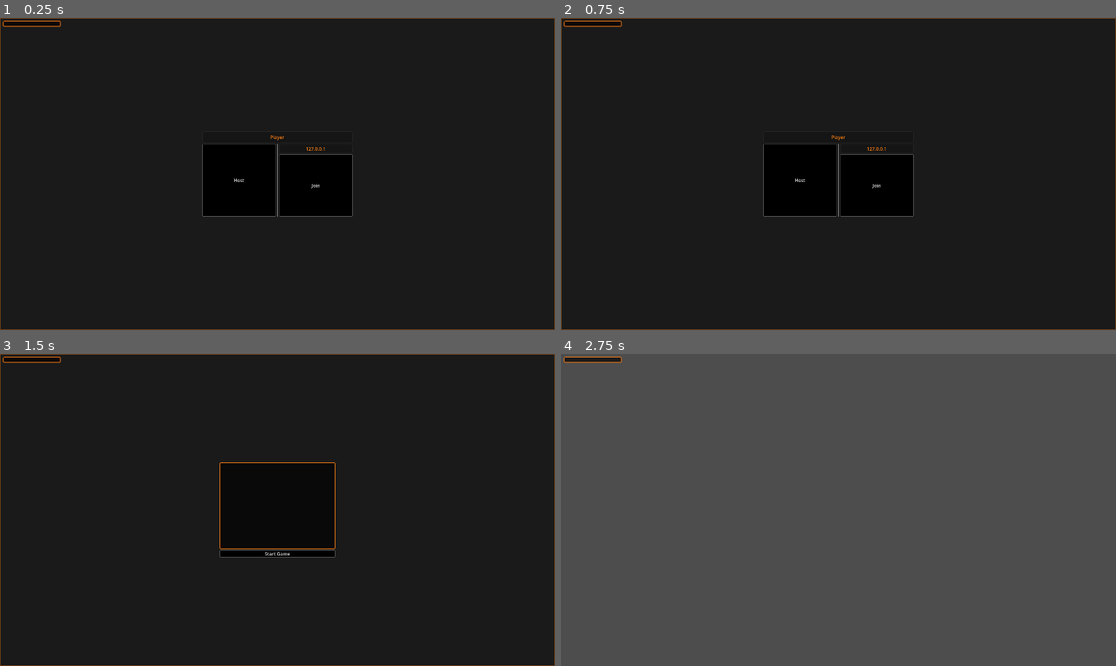
Above: before the commit, frames 1-4 (two rows, left to right).
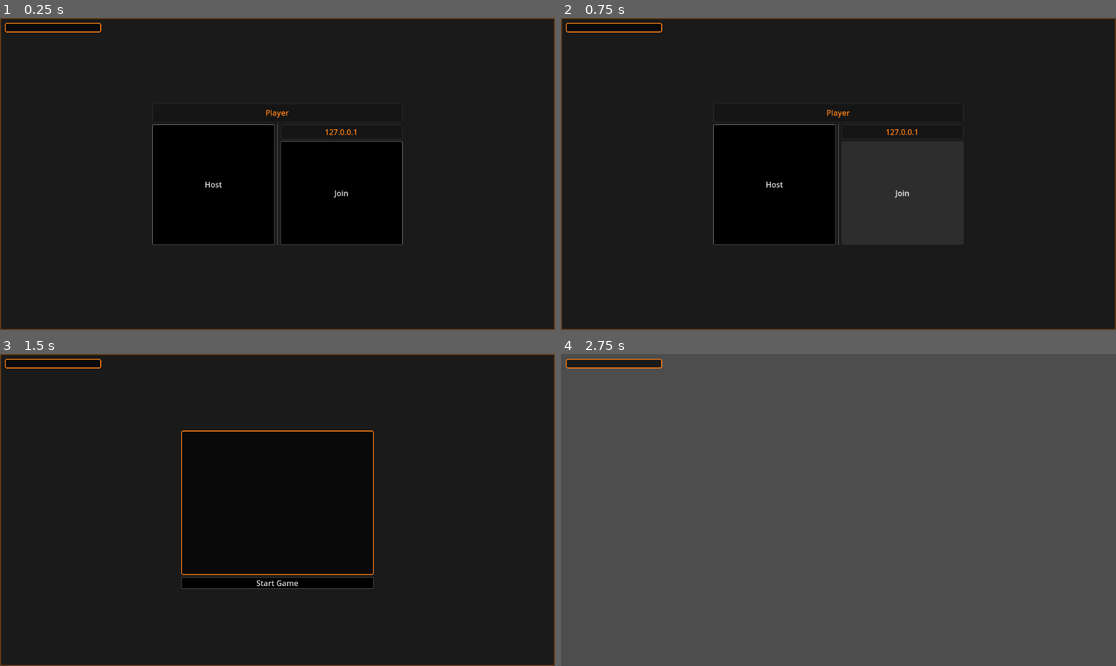
Above: after the commit, the same moments.

Repository: MaxiCabanas/PlaygroundFPS
Game: Godot game, scene res://scenes/ui/main_menu.tscn
Two runs of this game, one before a commit and one after it. Both use one fixed random seed, a clock stepped at 60 frames per second and the inputs below.
Inputs (mouse positions are in pixels of both pictures, inside the frame that each line leads up to):
- Up to frame 1 (0.25 s): no input
- Up to frame 2 (0.75 s): tap Enter at 0.5 s; move the mouse to (960, 158) at 0.52 s; hold D (right) from 0.53 s (still down)
- Up to frame 3 (1.5 s): tap Space (jump) at 0.77 s; release D (right) at 1.25 s; click "Host" at 1.25 s
- Up to frame 4 (2.75 s): click "Start Game" at 2 s

The runs differ from the first frame. In frame 1, 11% of the frame differs, in the area x 0-100%, y 0-100%; in frame 2, 8.9%; in frame 3, 3.0%; in frame 4, 0.6%.

Commit message:
Refactor to weapon animator

Diff:
--- a/assets/weapons_custom_resources/m4_wr.tres
+++ b/assets/weapons_custom_resources/m4_wr.tres
@@ -1,6 +1,5 @@
 [gd_resource type="Resource" script_class="WeaponResource" load_steps=10 format=3 uid="uid://fy1w4phkpsyw"]
 
-[ext_resource type="Script" path="res://scripts/weapon_resource.gd" id="1_le0ou"]
 [ext_resource type="ArrayMesh" uid="uid://d17i4ce1xvop5" path="res://assets/models/weapons/m4/m4_body.obj" id="1_t5fty"]
 [ext_resource type="ArrayMesh" uid="uid://pvjx0oiewdrf" path="res://assets/models/weapons/m4/m4_butt.obj" id="2_uijno"]
 [ext_resource type="ArrayMesh" uid="uid://2llayh4sfpix" path="res://assets/models/weapons/m4/m4_fsight.obj" id="3_rxanr"]
@@ -9,9 +8,10 @@
 [ext_resource type="ArrayMesh" uid="uid://bho6twdeeauqk" path="res://assets/models/weapons/m4/m4_rsight.obj" id="6_shiu6"]
 [ext_resource type="ArrayMesh" uid="uid://d0483m4uc54u0" path="res://assets/models/weapons/m4/m4_trigger.obj" id="7_spl1s"]
 [ext_resource type="Material" uid="uid://l6igmcthevod" path="res://assets/materials/weapons_shader.tres" id="8_61bdb"]
+[ext_resource type="Script" path="res://scripts/weapons/weapon_resource.gd" id="9_8so7y"]
 
 [resource]
-script = ExtResource("1_le0ou")
+script = ExtResource("9_8so7y")
 body = ExtResource("1_t5fty")
 default_attachments = Array[Mesh]([ExtResource("2_uijno"), ExtResource("3_rxanr"), ExtResource("4_nvud8"), ExtResource("5_xnptc"), ExtResource("6_shiu6"), ExtResource("7_spl1s")])
 material = ExtResource("8_61bdb")
@@ -21,7 +21,7 @@
 sway_rotation_mode = 2
 max_sway_amount = 15.0
 sway_speed = 0.1
-sway_posisition_mult = Vector3(0.1, 0.1, 0)
+sway_position_mult = Vector3(0.1, 0.1, 0)
 sway_rotation_mult = Vector3(30, 15, 30)
 p_frecuency = 1.0
 p_damping = 0.5
--- a/project.godot
+++ b/project.godot
@@ -19,12 +19,6 @@
 
 HUD="*res://scenes/ui/hud_scene.tscn"
 Lobby="*res://scripts/lobby.gd"
-
-[display]
-
-window/size/viewport_width=1920
-window/size/viewport_height=1080
-window/size/borderless=true
 
 [editor_plugins]
 
--- /dev/null
+++ b/scripts/utils/LowPassFilterSolver.gd
@@ -0,0 +1,42 @@
+class_name LowPassFilterSolver extends AnimationSolver
+
+var _step: float
+var _input_multiplier: Vector3
+var _current: Vector3
+
+
+func _init(step: float, input_multiplier: Vector3, initial_pos: Vector3 = Vector3.ZERO) -> void:
+	_step = step
+	_input_multiplier = input_multiplier
+	_current = initial_pos
+
+
+func update(delta: float, target: Vector3, input_velocity: Vector3) -> Vector3:
+	_current.x = lerp(_current.x,
+	target.x + (input_velocity.x * _input_multiplier.x * delta),
+	_step)
+
+	_current.y = lerp(_current.y,
+	target.y + (input_velocity.y * _input_multiplier.y * delta),
+	_step)
+
+	_current.z = lerp(_current.z,
+	target.z + (input_velocity.z * _input_multiplier.z * delta),
+	_step)
+	return _current
+
+
+#rot:
+	#x = y
+	#y = x
+	#z = -x
+func to_rotation_input(input: Vector2) -> Vector3:
+	return Vector3(input.y, input.x, -input.x)
+
+
+#position:
+	#x = -x
+	#y = y
+	#z = 0???
+func to_position_input(input: Vector2) -> Vector3:
+	return Vector3(-input.x, input.y, 0)
--- a/scripts/utils/SecondOrderDynamics.gd
+++ /dev/null
@@ -1,28 +0,0 @@
-class_name SecondObjectDynamics extends Object
-
-var _previous_input_target_pos: Vector3
-var _current_position: Vector3
-var _current_velocity: Vector3
-
-var _k1: float
-var _k2: float
-var _k3: float
-
-func _init(f:float, z:float, r:float, x0:Vector3 = Vector3.ZERO) -> void:
-	var TWOPIF = (2 * PI * f)
-	_k1 = z / (PI * f)
-	_k2 = 1 / (TWOPIF * TWOPIF)
-	_k3 = r * z / TWOPIF
-
-	_previous_input_target_pos = x0
-	_current_position = x0
-	_current_velocity = Vector3.ZERO
-
-func update(delta:float, input_target_pos:Vector3, input_vel:Vector3) -> Vector3:
-	#if input_vel == null:
-		#input_vel = (input_target_pos - _current_position) / delta
-		#_previous_input_target_pos = input_target_pos
-
-	_current_position += delta * _current_velocity
-	_current_velocity += delta * (input_target_pos + _k3 * input_vel - _current_position - _k1 * _current_velocity) / _k2
-	return _current_position
--- /dev/null
+++ b/scripts/utils/SecondOrderDynamicsSolver.gd
@@ -0,0 +1,51 @@
+class_name SecondObjectDynamicsSolver extends AnimationSolver
+
+var _current_position: Vector3
+var _input_multiplier: Vector3
+var _current_velocity: Vector3 = Vector3.ZERO
+
+var _k1: float
+var _k2: float
+var _k3: float
+
+
+func _init(f:float, z:float, r:float, input_multiplier: Vector3, x0:Vector3 = Vector3.ZERO) -> void:
+	var TWOPIF := (2 * PI * f)
+	_k1 = z / (PI * f)
+	_k2 = 1 / (TWOPIF * TWOPIF)
+	_k3 = r * z / TWOPIF
+
+	_current_position = x0
+	_input_multiplier = input_multiplier
+
+
+func update(delta:float, input_target_pos:Vector3, input_vel:Vector3) -> Vector3:
+	# We are not infering velocity, we are always passing a valid velocity
+	#if input_vel == null:
+		#input_vel = (input_target_pos - _current_position) / delta
+
+	var vel := Vector3(
+			input_vel.x * _input_multiplier.x,
+			input_vel.y * _input_multiplier.y,
+			input_vel.z * _input_multiplier.z
+	)
+
+	_current_position += delta * _current_velocity
+	_current_velocity += delta * (input_target_pos + _k3 * vel - _current_position - _k1 * _current_velocity) / _k2
+	return _current_position
+
+
+#rot:
+	#x = -y
+	#y = -x
+	#z = x
+func to_rotation_input(input: Vector2) -> Vector3:
+	return Vector3(-input.y, -input.x, input.x)
+
+
+#position:
+	#x = x
+	#y = -y
+	#z = 0
+func to_position_input(input: Vector2) -> Vector3:
+	return Vector3(input.x, -input.y, 0.0)
--- a/scripts/utils/SwayInterpolation.gd
+++ /dev/null
@@ -1,41 +0,0 @@
-class_name SwayInterpolation extends Object
-
-var _data: WeaponResource
-var _sway_multiplier: Vector3
-var _current_position: Vector3
-
-
-func _init(weapon_data: WeaponResource, sway_multiplier: Vector3, initial_pos: Vector3 = Vector3.ZERO) -> void:
-	_data = weapon_data
-	_sway_multiplier = sway_multiplier
-	_current_position = initial_pos
-
-
-func update(delta: float, target: Vector3, input_velocity: Vector3) -> Vector3:
-	_current_position.x = lerp(_current_position.x,
-	target.x + (input_velocity.x * _sway_multiplier.x * delta),
-	_data.sway_speed)
-
-	_current_position.y = lerp(_current_position.y,
-	target.y + (input_velocity.y * _sway_multiplier.y * delta),
-	_data.sway_speed)
-
-	_current_position.z = lerp(_current_position.z,
-	target.z + (input_velocity.z * _sway_multiplier.z * delta),
-	_data.sway_speed)
-	return _current_position
-
-
-#rot:
-	#x = y
-	#y = x
-	#z = -x
-static func to_rotation_input(input: Vector2) -> Vector3:
-	return Vector3(input.y, input.x, -input.x)
-
-#position:
-	#x = -x
-	#y = y
-	#z = 0???
-static func to_position_input(input: Vector2) -> Vector3:
-	return Vector3(-input.x, input.y, 0)
--- /dev/null
+++ b/scripts/utils/animation_solver.gd
@@ -0,0 +1,12 @@
+class_name AnimationSolver extends Node
+
+func update(delta:float, target:Vector3, velocity:Vector3) -> Vector3:
+	return target
+
+
+func to_rotation_input(input: Vector2) -> Vector3:
+	return Vector3(input.x, input.y, 0)
+
+
+func to_position_input(input: Vector2) -> Vector3:
+	return Vector3(input.x, input.y, 0)
--- /dev/null
+++ b/scripts/weapons/weapon_animator.gd
@@ -0,0 +1,45 @@
+class_name WeaponAnimatior extends Object
+
+var _owner: Node3D = null
+var _data = WeaponResource
+var _position_solver: AnimationSolver = null
+var _rotation_solver: AnimationSolver = null
+
+func _init(owner: Node3D, weapon_data: WeaponResource) -> void:
+	_owner = owner
+	_data = weapon_data
+
+	_position_solver = (
+			LowPassFilterSolver.new(
+					_data.sway_speed,
+					_data.sway_position_mult,
+					_data.position
+			) if _data.sway_position_mode == WeaponResource.SwayMode.LERP
+			else SecondObjectDynamicsSolver.new(
+					_data.p_frecuency,
+					_data.p_damping,
+					_data.p_responsiveness,
+					_data.position
+			)
+	)
+
+	_rotation_solver = (
+			LowPassFilterSolver.new(
+					_data.sway_speed,
+					_data.sway_rotation_mult,
+					_data.rotation
+			) if _data.sway_position_mode == WeaponResource.SwayMode.LERP
+			else SecondObjectDynamicsSolver.new(
+					_data.r_frecuency,
+					_data.r_damping,
+					_data.r_responsiveness,
+					_data.rotation
+			)
+	)
+
+func update(delta: float, input: Vector2) -> void:
+	var pos_input := _position_solver.to_position_input(input)
+	_owner.position = _position_solver.update(delta, _data.position, pos_input)
+
+	var rot_input := _rotation_solver.to_rotation_input(input)
+	_owner.rotation_degrees = _rotation_solver.update(delta, _data.rotation, rot_input)
--- a/scripts/weapons/weapon_base.gd
+++ b/scripts/weapons/weapon_base.gd
@@ -7,28 +7,15 @@
 		_load_data(new_value)
 
 var _mouse_movement: Vector2
-var physics_solver_pos: SecondObjectDynamics = null
-var physics_solver_rot: SecondObjectDynamics = null
-var sway_solver_pos: SwayInterpolation = null
-var sway_solver_rot: SwayInterpolation = null
+var _weapon_animator: WeaponAnimatior = null
 
 
 func _enter_tree() -> void:
-	if !Engine.is_editor_hint():
-		_load_data()
+	if Engine.is_editor_hint():
+		return
 
-
-func _ready() -> void:
-	if is_multiplayer_authority():
-		if data.sway_position_mode == WeaponResource.SwayMode.PHYSICS:
-			physics_solver_pos = SecondObjectDynamics.new(data.p_frecuency, data.p_damping, data.p_responsiveness, position)
-		elif data.sway_position_mode == WeaponResource.SwayMode.LERP:
-			sway_solver_pos = SwayInterpolation.new(data, data.sway_posisition_mult, position)
-
-		if data.sway_rotation_mode == WeaponResource.SwayMode.PHYSICS:
-			physics_solver_rot = SecondObjectDynamics.new(data.r_frecuency, data.r_damping, data.r_responsiveness, rotation_degrees)
-		elif data.sway_rotation_mode == WeaponResource.SwayMode.LERP:
-			sway_solver_rot = SwayInterpolation.new(data, data.sway_rotation_mult, rotation_degrees)
+	_load_data()
+	_weapon_animator = WeaponAnimatior.new(self, data)
 
 
 func _load_data(bool_value = false):
@@ -48,24 +35,6 @@
 	if !Engine.is_editor_hint() && is_multiplayer_authority():
 		_mouse_movement = _mouse_movement.limit_length(data.max_sway_amount)
 
-		#---- Solve position sway with physics
-		#-- vel: the aplitude of movement, when bigger most distance the weapon will drag
-		if physics_solver_pos:
-			var vel: Vector3 = Vector3(_mouse_movement.x * data.sway_posisition_mult.x,
-			-_mouse_movement.y * data.sway_posisition_mult.y, 0.0)
-			position = physics_solver_pos.update(delta, data.position, vel)
-
-		if physics_solver_rot:
-			var vel2:Vector3 = Vector3(-_mouse_movement.y * data.sway_rotation_mult.x,
-			-_mouse_movement.x * data.sway_rotation_mult.y,
-			_mouse_movement.x * data.sway_rotation_mult.z)
-			rotation_degrees = physics_solver_rot.update(delta, data.rotation, vel2)
-
-		#---- Solve rotations with simple interpolations
-		if sway_solver_pos:
-			position = sway_solver_pos.update(delta, data.position, SwayInterpolation.to_position_input(_mouse_movement))
-
-		if sway_solver_rot:
-			rotation_degrees = sway_solver_rot.update(delta, data.rotation, SwayInterpolation.to_rotation_input(_mouse_movement))
+		_weapon_animator.update(delta, _mouse_movement)
 
 		_mouse_movement = _mouse_movement.lerp(Vector2.ZERO, 0.5)
--- a/scripts/weapon_resource.gd
+++ b/scripts/weapons/weapon_resource.gd
@@ -3,7 +3,7 @@
 enum SwayMode {
 	NONE,
 	LERP,
-	PHYSICS
+	PHYSICS,
 }
 
 @export_group("Visuals")
@@ -22,7 +22,7 @@
 @export_group("Sway Lerp")
 @export var max_sway_amount: float = 28
 @export var sway_speed: float = 0.1
-@export var sway_posisition_mult: Vector3 = Vector3(0.1, 0.1, 0)
+@export var sway_position_mult: Vector3 = Vector3(0.1, 0.1, 0)
 @export var sway_rotation_mult: Vector3 = Vector3(30, 30, 30)
 
 @export_group("Sway Physics")
